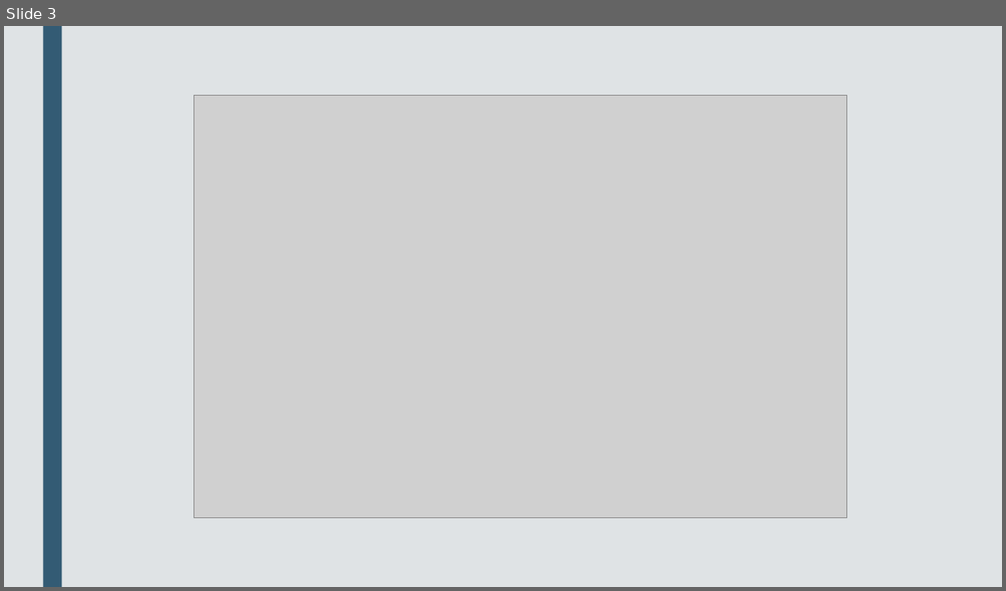
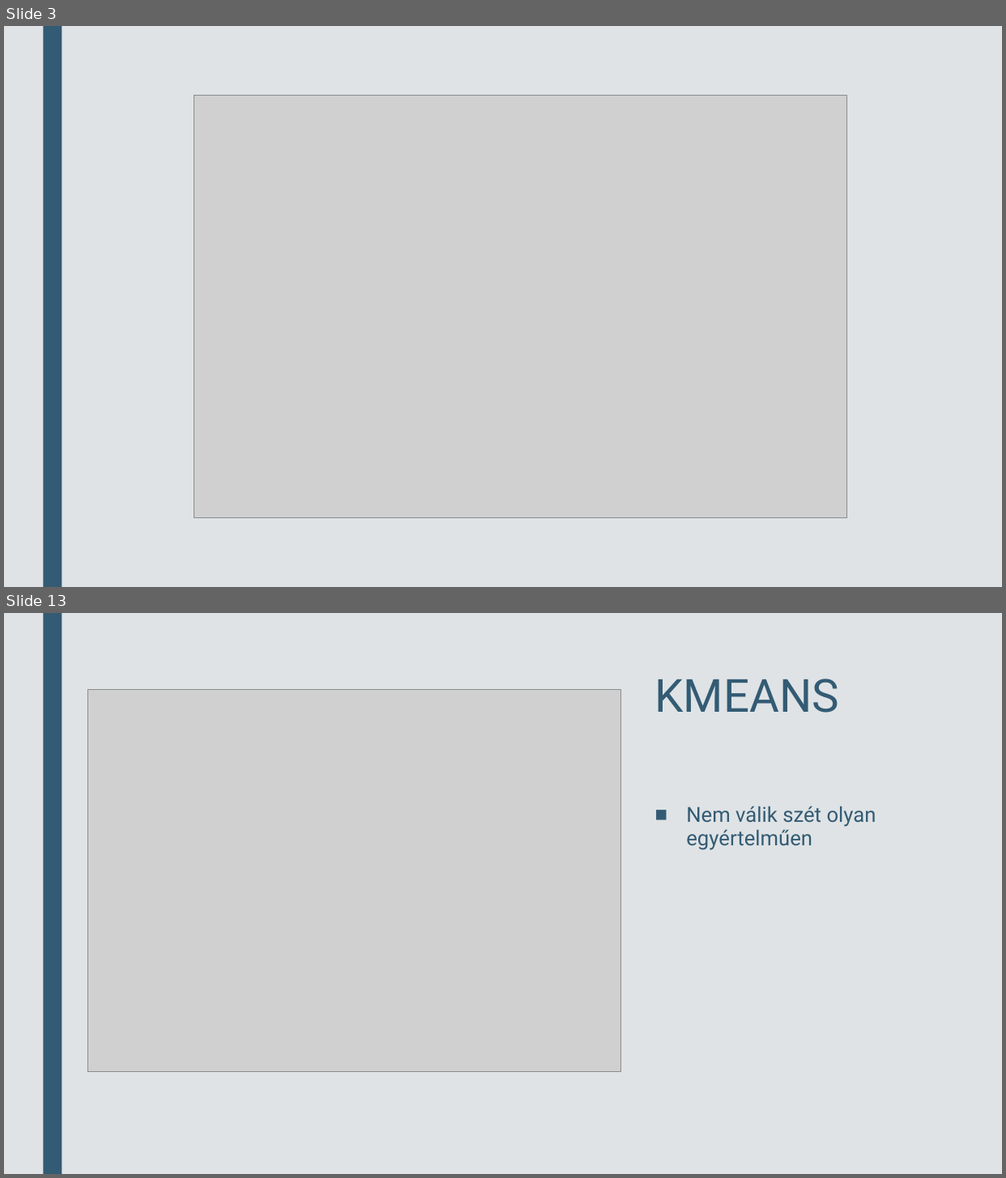
Before and after one commit to OnionKiller/MaVizHF-2022, a slide deck: London Bikesharing.pptx. Shown one above the other, each under a label of ours: slide 3 before the commit, slides 3 and 13 after it; the slides between them are not shown. The pictures are 1006x591 and 1006x1178 pixels, drawn with LibreOffice and Linux fonts; fonts in the diff are those of the drawing; grey boxes stand for pictures. Boxes give left, top, right and bottom in pixels: in the first picture for what was removed or moved away, otherwise in the second. Text is boxed around its words. In the diff, an @@ line names an element or a change of style, - is before the commit and + after.

```diff
--- a/London Bikesharing.pptx
+++ b/London Bikesharing.pptx
@@ slide 13 added at (x1=4, y1=613, x2=1002, y2=1174), background #DFE3E5 @@
@@ rectangle added at (x1=43, y1=613, x2=62, y2=1174), fill #335B74 @@
@@ title added at (x1=655, y1=679, x2=839, y2=713), 44 pt, text #335B74 @@
+KMEANS
@@ picture added at (x1=88, y1=689, x2=621, y2=1072) @@
@@ text added at (x1=686, y1=806, x2=876, y2=850), 20 pt, text #335B74 @@
+■ Nem válik szét olyan egyértelműen
```
Also in this commit, not shown: 4 slides changed, 11 other slides added.
